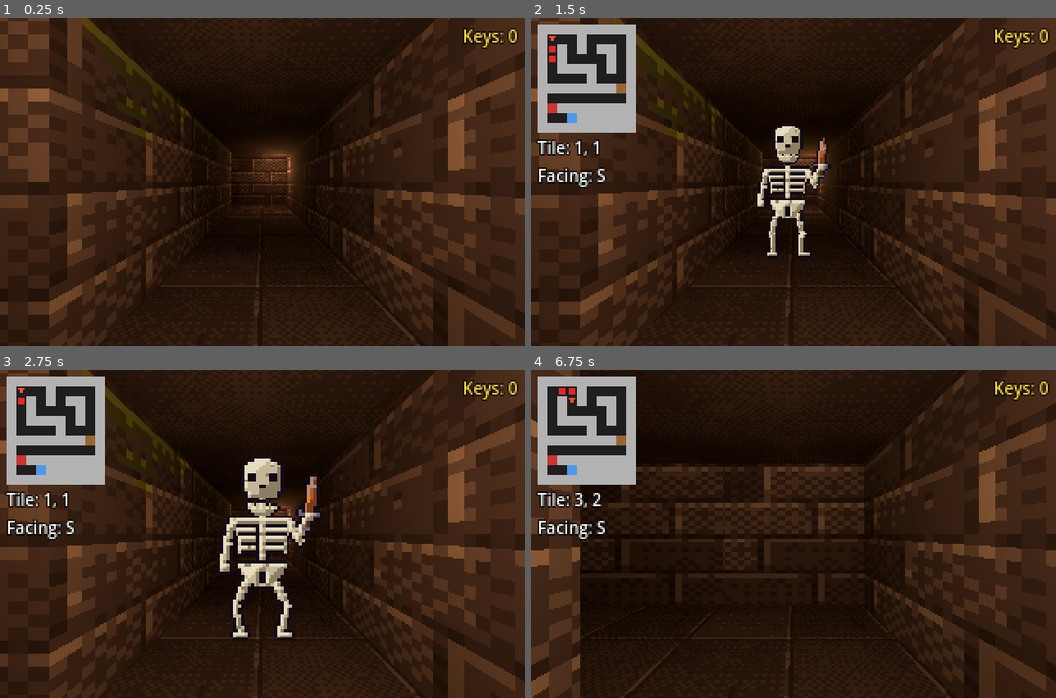
Above: before the commit, frames 1-4 (two rows, left to right).
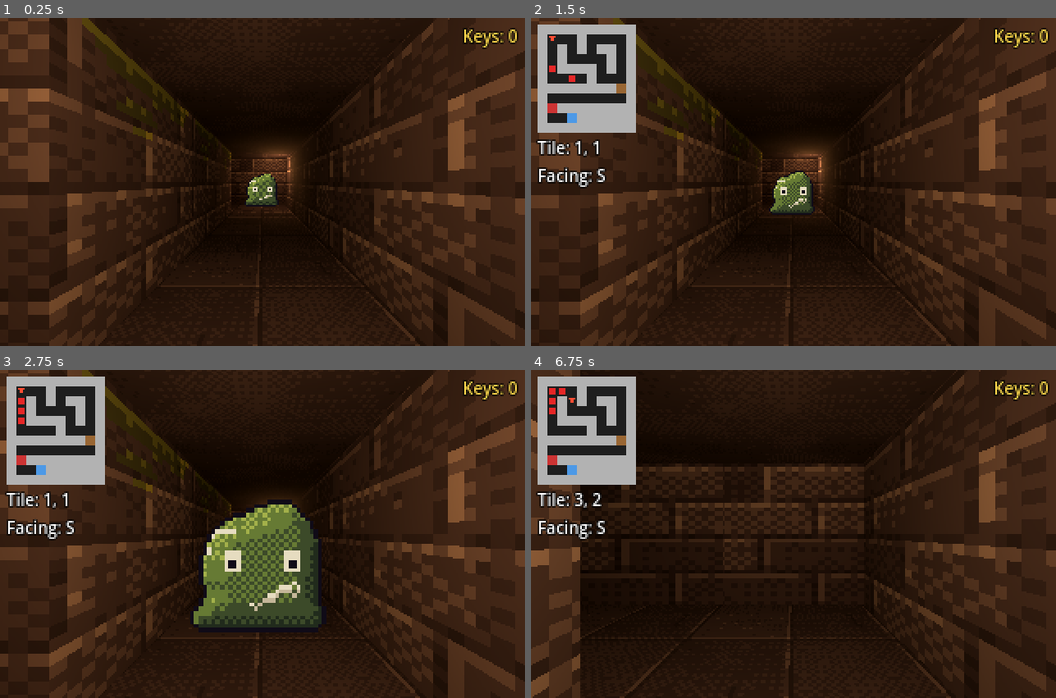
Above: after the commit, the same moments.

Repository: XrNrX/eye-of-bell
Game: Godot game, scene res://scenes/main.tscn
Same seed, same stepped clock (60 frames per second), same inputs: the game is played once before the commit and once after it.
Inputs:
- Up to frame 1 (0.25 s): no input
- Up to frame 2 (1.5 s): tap Enter at 0.5 s; hold D 0.53-1.28 s; tap Tab at 0.6 s; hold S from 1.28 s (still down); tap F at 1.35 s
- Up to frame 3 (2.75 s): release S at 2.03 s; hold D from 2.03 s (still down); hold Q from 2.03 s (still down)
- Up to frame 4 (6.75 s): release D at 2.78 s; release Q at 2.78 s; hold W 2.78-3.53 s; tap E at 2.85, 5.85 s; hold A 3.53-5.03 s; tap Tab at 3.6, 6.6 s; tap Space at 4.25, 5.75 s; tap F at 4.35 s; tap Enter at 5, 6.5 s; hold S 5.03-5.78 s; hold Q 5.03-5.78 s; hold D 5.78-6.53 s; hold W from 6.53 s (still down)

The runs differ from the first frame. In frame 1, 0.5% of the frame differs, in the area x 46-53%, y 47-58%; in frame 2, 2.4%; in frame 3, 8.6%, in the area x 3-62%, y 11-82%; in frame 4, 0.1%.

Commit message:
Add slime monster definition and place one in the level
data/monsters/slime.tres uses the slime sheet (8 frames, idle loops 0,1,2,1),
6 HP, speed 0.7 and sight range 3. One slime is placed at (1,5) in the
dead-end spur off the start corridor, away from the required route.

Co-Authored-By: Claude Sonnet 5.5 <noreply@anthropic.com>

Diff:
--- /dev/null
+++ b/data/monsters/slime.tres
@@ -0,0 +1,19 @@
+[gd_resource type="Resource" load_steps=3 format=3]
+
+[ext_resource type="Script" path="res://scripts/monster_def.gd" id="1_def"]
+[ext_resource type="Texture2D" path="res://art/monsters/slime/slime_sheet.png" id="2_sheet"]
+
+[resource]
+script = ExtResource("1_def")
+display_name = "Slime"
+max_hp = 6
+damage = 2
+speed = 0.7
+sight_range = 3
+sheet = ExtResource("2_sheet")
+hframes = 8
+idle_frames = PackedInt32Array(0, 1, 2, 1)
+attack_frames = PackedInt32Array(3, 4, 5)
+hurt_frames = PackedInt32Array(6, 7)
+idle_fps = 3.0
+pixel_size = 0.04
--- a/scripts/dungeon_map.gd
+++ b/scripts/dungeon_map.gd
@@ -65,6 +65,7 @@
 # scripts/monster_def.gd). New monsters are just new .tres files listed here.
 const MONSTERS := [
 	{"cell": Vector2i(3, 5), "def": "res://data/monsters/skeleton.tres"},
+	{"cell": Vector2i(1, 5), "def": "res://data/monsters/slime.tres"},
 ]
 
 # --- Run state (reset by reset_run() when the dungeon is built) ---
